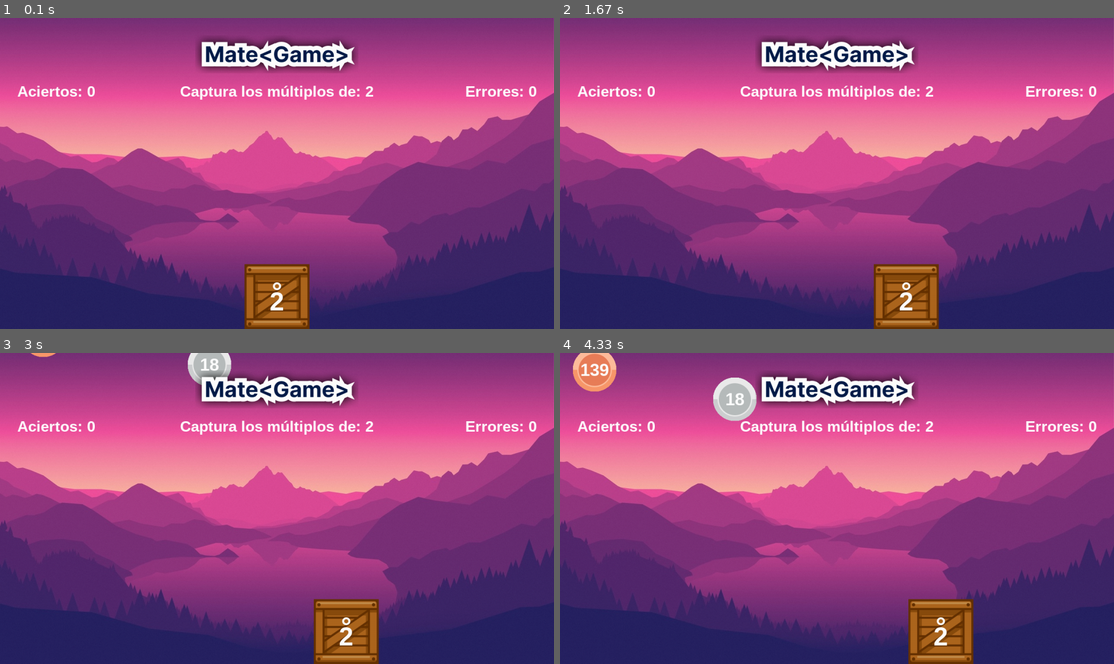
Above: before the commit, frames 1-4 (two rows, left to right).
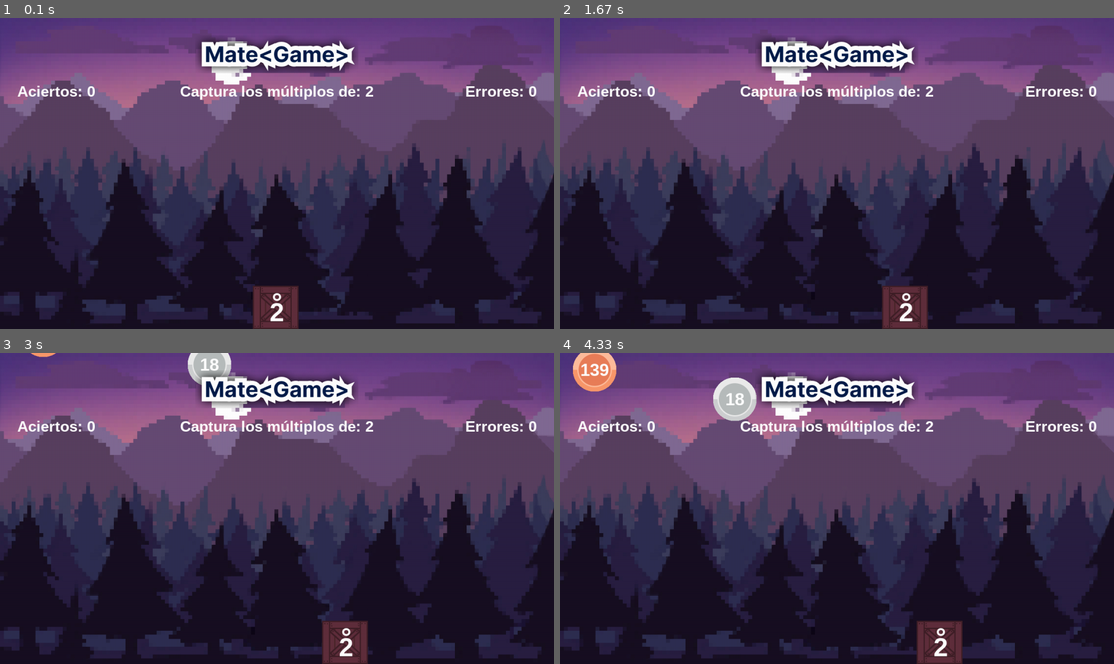
Above: after the commit, the same moments.

Repository: jorgektch/videojuego-pygame-ia
Game: pygame game, started from main.py
Same seed, same stepped clock (60 frames per second), same inputs: the game is played once before the commit and once after it.
Inputs:
- Up to frame 1 (0.1 s): no input
- Up to frame 2 (1.67 s): hold Right 0.33-0.8 s; hold Right 0.83-1.3 s; hold Left from 1.33 s (still down)
- Up to frame 3 (3 s): release Left at 1.87 s; hold Right 2.33-2.97 s
- Up to frame 4 (4.33 s): hold Left 3-3.47 s; hold Right 3.5-3.97 s; hold Right from 4 s (still down)

The runs differ from the first frame. In frame 1, 96% of the frame differs, in the area x 0-100%, y 0-100%; in frame 2, 96%; in frame 3, 96%; in frame 4, 94%.

Commit message:
main.new agregado

Diff:
--- /dev/null
+++ b/main-new.py
@@ -0,0 +1,85 @@
+import pygame, random
+
+BLACK = (0, 0, 0)
+WHITE = (255, 255, 255)
+
+class Player(pygame.sprite.Sprite):
+    def __init__(self):
+        super().__init__() # Esto llama al constructor de la clase padre (Sprite)
+        self.image = pygame.image.load("caja.png").convert_alpha()
+        self.rect = self.image.get_rect()
+        self.speed_x = 0
+        self.speed_y = 0
+
+    def update(self, screen_width):
+        # Ver que no se salga de los limites de la pantalla (rebote)
+        if self.rect.x + self.speed_x < 0 or screen_width - self.rect.width < self.rect.x + self.speed_x:
+            self.speed_x = -self.speed_x
+        # Realizacion del movimiento
+        self.rect.x = self.rect.x + self.speed_x
+
+class Coin(pygame.sprite.Sprite):
+    def __init__(self):
+        super().__init__() # Esto llama al constructor de la clase padre (Sprite)
+        self.image = pygame.image.load("moneda-01.png").convert_alpha()
+        self.rect = self.image.get_rect()
+        self.speed_x = 0
+        self.speed_y = 0
+
+    def update(self, screen_width, screen_height):
+        # Ver que no se salga de los limites de la pantalla (rebote)
+        if self.rect.x + self.speed_x < 0 or SCREEN_WIDTH - self.rect.width < self.rect.x + self.speed_x:
+            self.speed_x = -self.speed_x
+        # Realizacion del movimiento
+        self.rect.x = self.rect.x + self.speed_x
+        self.rect.y = self.rect.y + self.speed_y
+
+class Game:
+    def __init__(self):
+        self.screen_width = 1280
+        self.screen_height = 720
+        self.screen = pygame.display.set_mode([screen_width, screen_height])
+
+        self.backgroung = pygame.image.load("fondo-01.png")
+        self.clock = pygame.time.Clock() # Reloj que permitira manipular los fps
+
+        self.coin_list = pygame.sprite.Group() # Lista que contiene los coins que caeran. Se usara para detectar colisiones
+        self.sprite_list = pygame.sprite.Group() # Lista que contiene todos los sprites (coins y el player). Se usara para dibujarlas
+
+        self.player = Player() # Jugador
+        self.sprite_list.add(self.player) # Se agrega el player a la lista de sprites del juego
+
+        self.score = 0
+
+        self.started = True # None
+        self.game_over = None
+
+    def create_coins(self):
+        if random.randint(1,100) == 50: # Genero un alewtorio entre 1 y 100, y si sale 50, genero un nuevo coin
+            coin = Coin()
+            self.coin_list.add(coin) # Se agrega el coin a la lista de coins del juego
+            self.sprite_list.add(coin) # Se agrega el coin a la lista de sprites del juego
+
+    def display_frame(self):
+        if self.started == True:
+            self.screen.blit(self.backgroung, [0, 0])
+            self.all_sprites_list.draw(self.screen)
+        else:
+            # Limpiar pantalla
+            self.screen.fill(WHITE)
+            if self.win == True:
+                font = pygame.font.SysFont("Arial", 50) # Fuente con que se va a dibujar
+                text = font.render("Felicitaciones, ganaste :)", True, BLACK) # Texto que se va a dibujar
+                # Posicion del texto centrada en x e y
+                text_x = SCREEN_WIDTH/2 - text.get_width()/2
+                text_y = SCREEN_HEIGHT/2 - text.get_height()/2
+                self.screen.blit(text, [text_x, text_y])
+                time.sleep(3)
+            if self.game_over == True:
+                font = pygame.font.SysFont("Arial", 50) # Fuente con que se va a dibujar
+                text = font.render("Perdiste, vuelve a intentarlo", True, BLACK) # Texto que se va a dibujar
+                # Posicion del texto centrada en x e y
+                text_x = SCREEN_WIDTH/2 - text.get_width()/2
+                text_y = SCREEN_HEIGHT/2 - text.get_height()/2
+                self.screen.blit(text, [text_x, text_y])
+                time.sleep(3)
--- a/main.py
+++ b/main.py
@@ -16,9 +16,11 @@
 
 INTERVALO_NUEVO_BLOQUE = random.randint(500,1500)
 
-JUGADOR_IMG_URL = "img/jugador.png"
+#JUGADOR_IMG_URL = "img/jugador.png"
+JUGADOR_IMG_URL = "img/caja.png"
 BLOQUES_IMGS = ["img/moneda-01.png", "img/moneda-02.png", "img/moneda-03.png"]
-FONDO_IMG_URL = "img/fondo-01.jpg"
+#FONDO_IMG_URL = "img/fondo-01.jpg"
+FONDO_IMG_URL = "img/fondo.jpg"
 
 LOGOTIPO_URL = "img/logotipo.png"
 
Binary file added: img/caja.png
Binary file added: img/fondo.jpg
